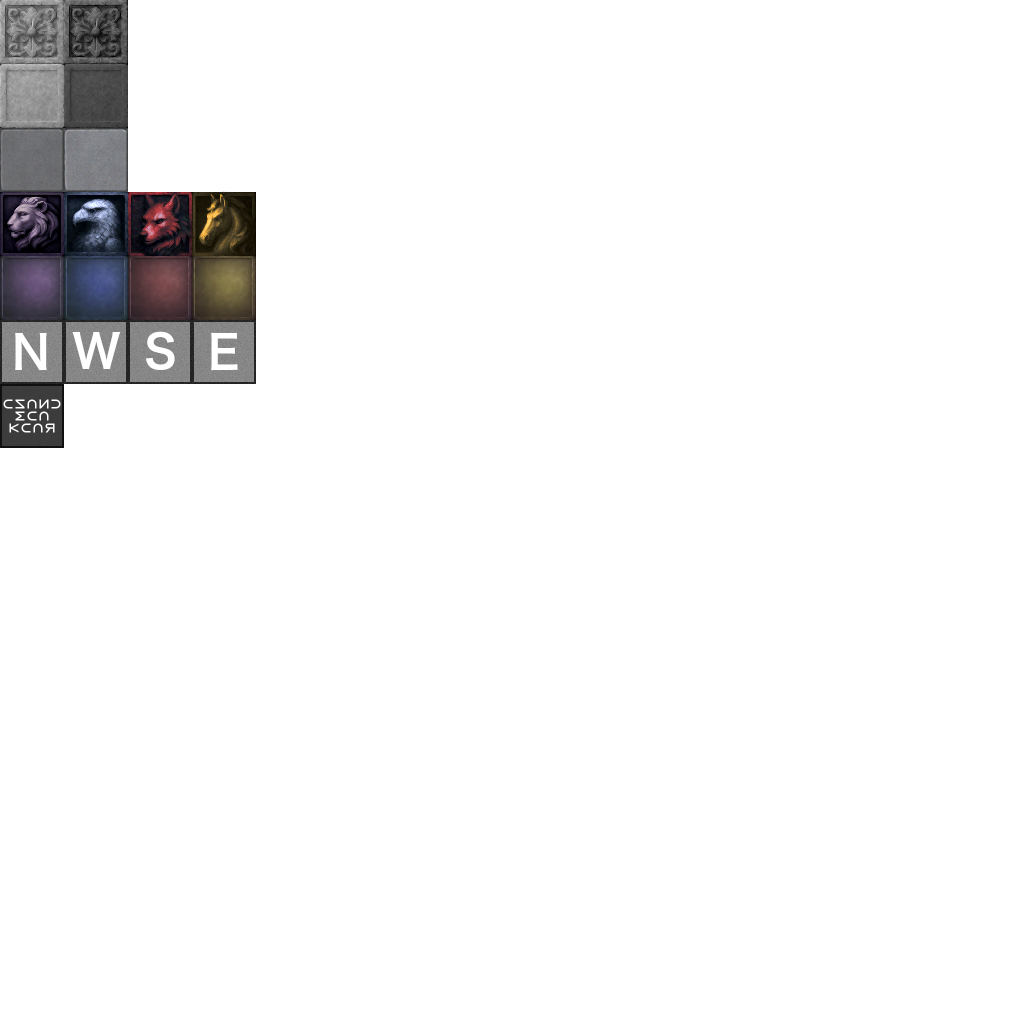
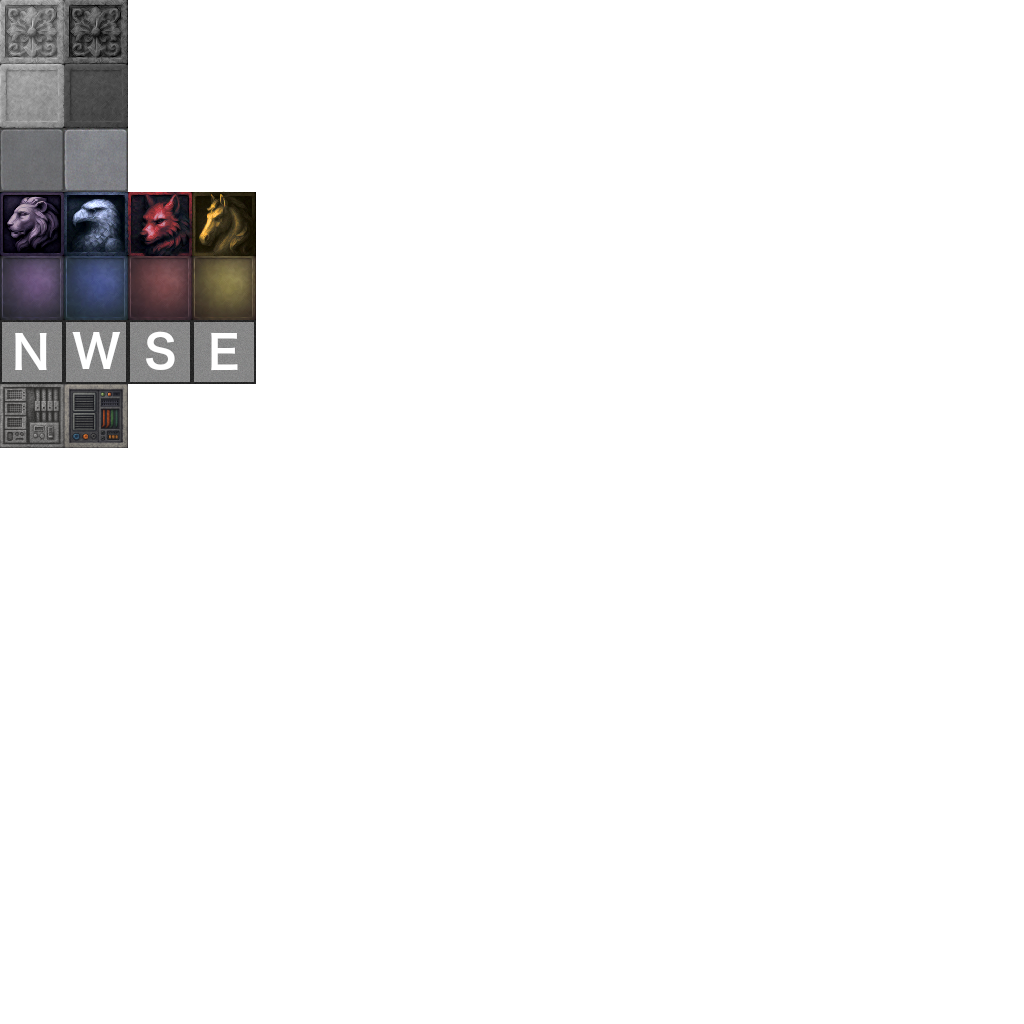
Layered file, before and after one edit (1024x1024). Changes by layer:
removed layer "esayi ..." over <box>3,399,61,433</box>
painted on "Layer" over <box>0,384,128,448</box>
